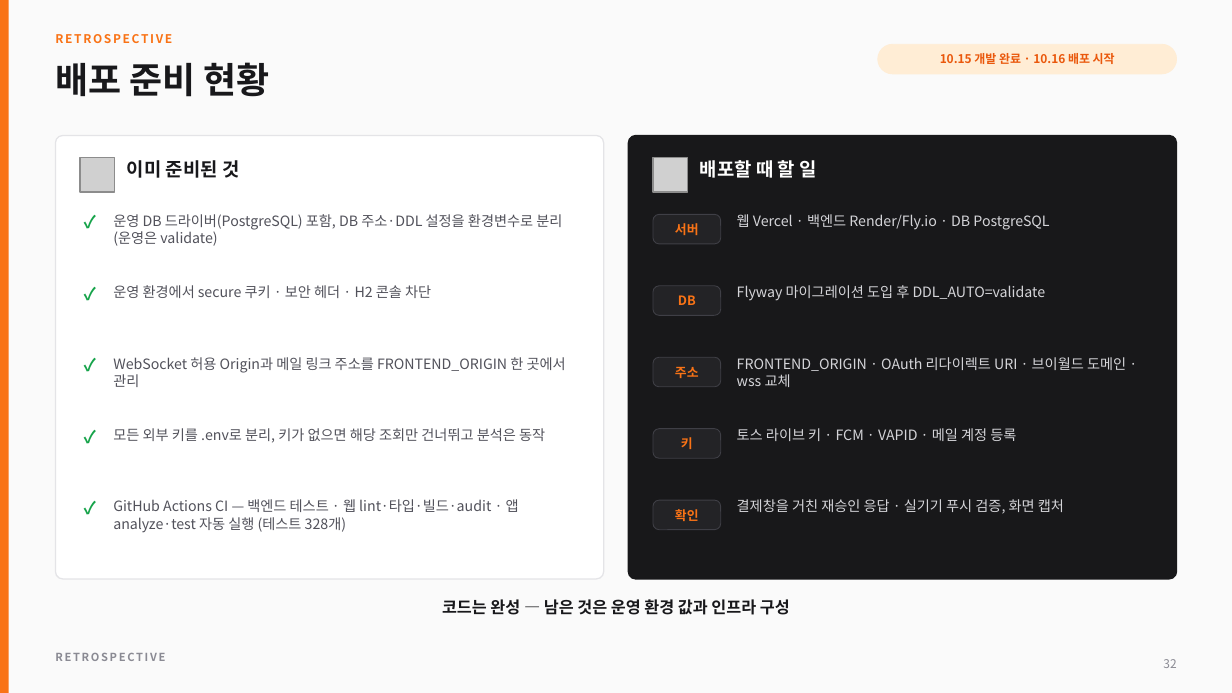
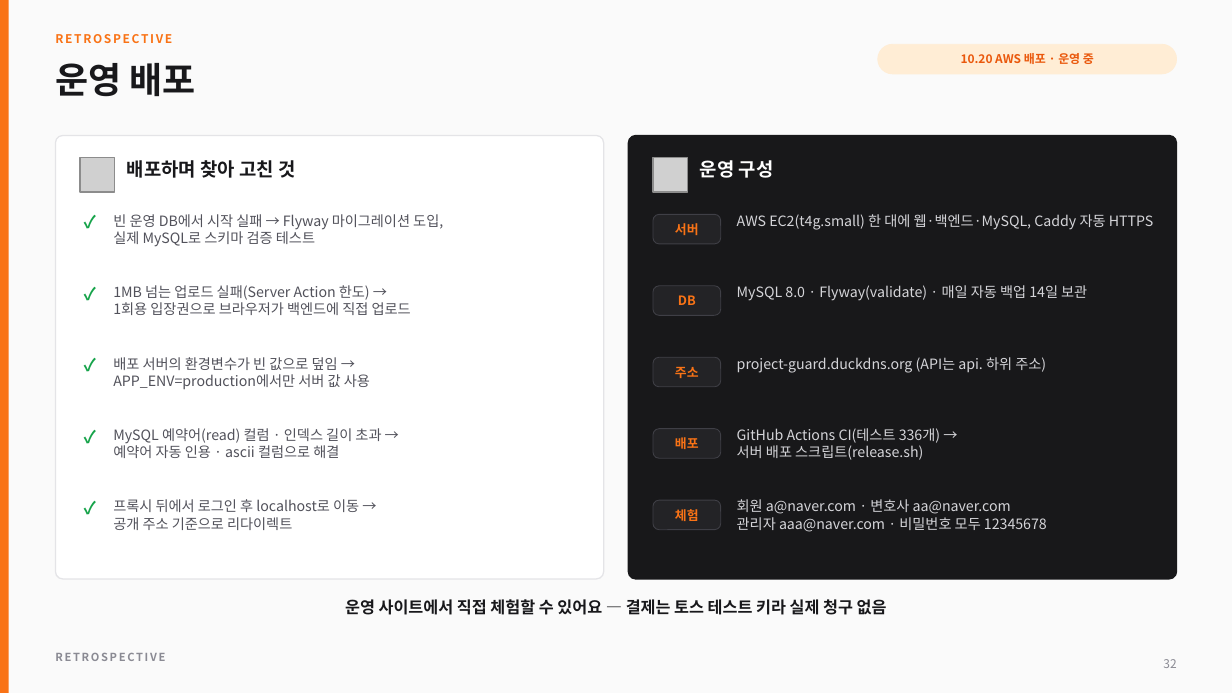
Before and after one commit to chean0830/guard-project, a slide deck: slide 32 of docs/portfolio/ProjectGuard_Portfolio.pptx. Drawn at 1232x693 pixels with LibreOffice and Linux fonts; fonts in the diff are those of the drawing; grey boxes stand for pictures. Boxes give left, top, right and bottom in pixels: in the first picture for what was removed or moved away, otherwise in the second. Text is boxed around its words. In the diff, an @@ line names an element or a change of style, - is before the commit and + after.

```diff
--- a/docs/portfolio/ProjectGuard_Portfolio.pptx
+++ b/docs/portfolio/ProjectGuard_Portfolio.pptx
@@ text at bbox=[961, 53, 1094, 64]: text changed @@
-10.15 개발 완료 · 10.16 배포 시작
+10.20 AWS 배포 · 운영 중
@@ text at bbox=[55, 63, 196, 97]: text changed @@
-배포 준비 현황
+운영 배포
@@ text at bbox=[127, 160, 296, 178]: text changed @@
-이미 준비된 것
+배포하며 찾아 고친 것
@@ text at bbox=[700, 160, 774, 178]: text changed @@
-배포할 때 할 일
+운영 구성
@@ text at bbox=[113, 214, 443, 247]: text changed @@
-운영 DB 드라이버(PostgreSQL) 포함, DB 주소·DDL 설정을 환경변수로 분리 (운영은 validate)
+빈 운영 DB에서 시작 실패 → Flyway 마이그레이션 도입,
+실제 MySQL로 스키마 검증 테스트
@@ text at bbox=[737, 214, 1154, 230]: text changed @@
-웹 Vercel · 백엔드 Render/Fly.io · DB PostgreSQL
+AWS EC2(t4g.small) 한 대에 웹·백엔드·MySQL, Caddy 자동 HTTPS
@@ text at bbox=[113, 285, 411, 315]: text changed @@
-운영 환경에서 secure 쿠키 · 보안 헤더 · H2 콘솔 차단
+1MB 넘는 업로드 실패(Server Action 한도) →
+1회용 입장권으로 브라우저가 백엔드에 직접 업로드
@@ text at bbox=[737, 285, 1087, 301]: text changed @@
-Flyway 마이그레이션 도입 후 DDL_AUTO=validate
+MySQL 8.0 · Flyway(validate) · 매일 자동 백업 14일 보관
@@ text at bbox=[113, 357, 370, 389]: text changed @@
-WebSocket 허용 Origin과 메일 링크 주소를 FRONTEND_ORIGIN 한 곳에서 관리
+배포 서버의 환경변수가 빈 값으로 덮임 →
+APP_ENV=production에서만 서버 값 사용
@@ text at bbox=[737, 357, 1046, 373]: text changed @@
-FRONTEND_ORIGIN · OAuth 리다이렉트 URI · 브이월드 도메인 · wss 교체
+project-guard.duckdns.org (API는 api. 하위 주소)
@@ text at bbox=[113, 428, 381, 458]: text changed @@
-모든 외부 키를 .env로 분리, 키가 없으면 해당 조회만 건너뛰고 분석은 동작
+MySQL 예약어(read) 컬럼 · 인덱스 길이 초과 →
+예약어 자동 인용 · ascii 컬럼으로 해결
@@ text at bbox=[675, 437, 699, 449]: text changed @@
-키
+배포
@@ text at bbox=[737, 428, 940, 460]: text changed @@
-토스 라이브 키 · FCM · VAPID · 메일 계정 등록
+GitHub Actions CI(테스트 336개) →
+서버 배포 스크립트(release.sh)
@@ text at bbox=[113, 499, 359, 530]: text changed @@
-GitHub Actions CI — 백엔드 테스트 · 웹 lint·타입·빌드·audit · 앱 analyze·test 자동 실행 (테스트 328개)
+프록시 뒤에서 로그인 후 localhost로 이동 →
+공개 주소 기준으로 리다이렉트
@@ text at bbox=[675, 509, 699, 521]: text changed @@
-확인
+체험
@@ text at bbox=[737, 499, 1047, 532]: text changed @@
-결제창을 거친 재승인 응답 · 실기기 푸시 검증, 화면 캡처
+회원 a@naver.com · 변호사 aa@naver.com
+관리자 aaa@naver.com · 비밀번호 모두 12345678
@@ text at bbox=[345, 599, 887, 615]: text changed @@
-코드는 완성 — 남은 것은 운영 환경 값과 인프라 구성
+운영 사이트에서 직접 체험할 수 있어요 — 결제는 토스 테스트 키라 실제 청구 없음
```
Also in this commit, not shown: 6 other slides changed, 9 other files.
